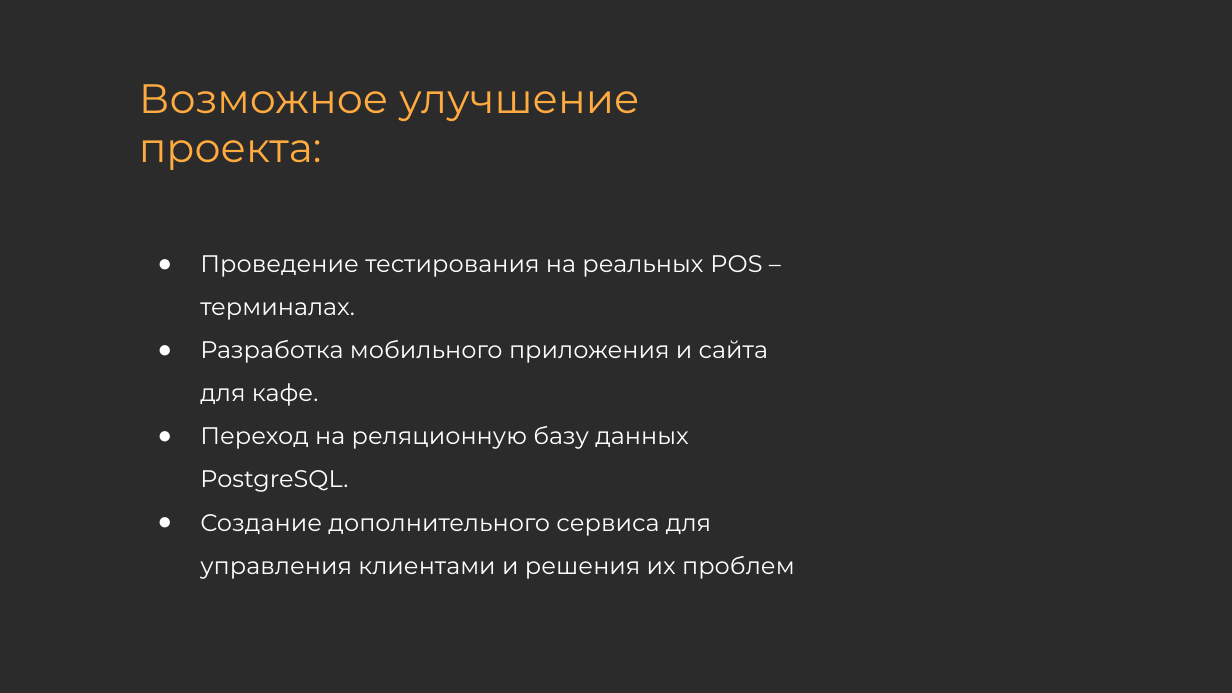
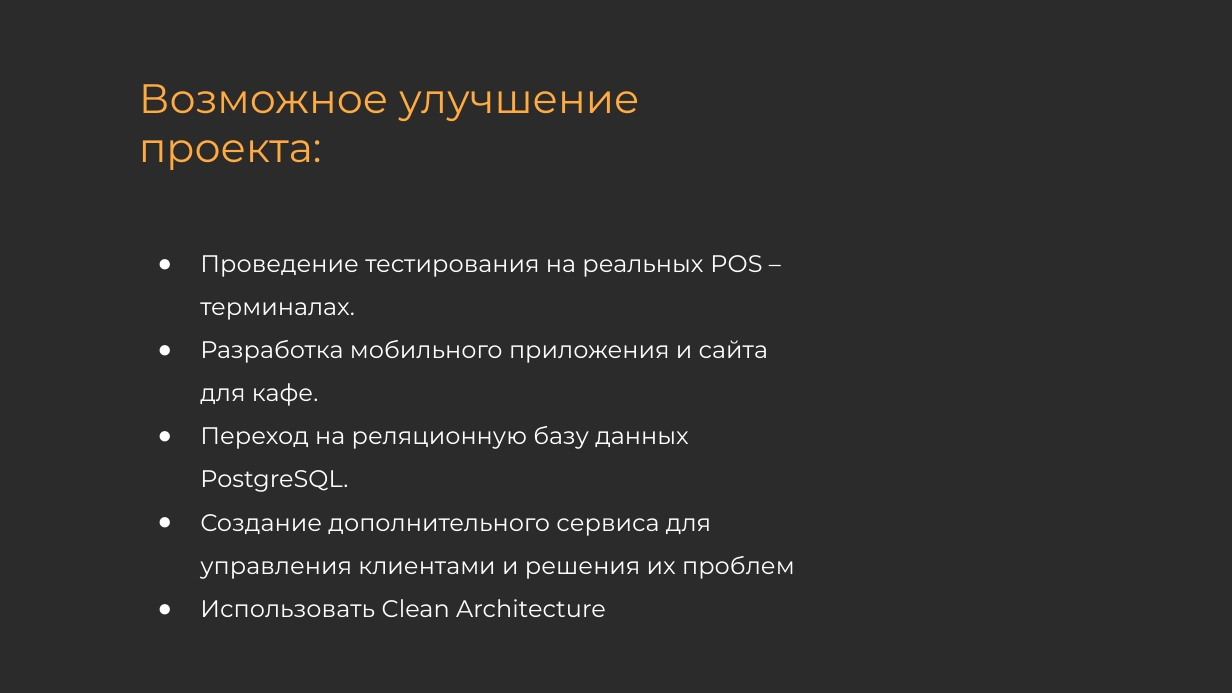
Before and after one commit to Bikmacs/CafeSystem, a slide deck: slide 12 of Docs/Презентация системы кафе.pptx (slide 13 before the commit). Drawn at 1232x693 pixels with LibreOffice and Linux fonts; fonts in the diff are those of the drawing; background and template pictures are left out; a plain dark background stands for a picture behind light text. Boxes give left, top, right and bottom in pixels: in the first picture for what was removed or moved away, otherwise in the second. Text is boxed around its words. In the diff, an @@ line names an element or a change of style, - is before the commit and + after.

```diff
--- a/Docs/Презентация системы кафе.pptx
+++ b/Docs/Презентация системы кафе.pptx
@@ text at <box>200,599,606,617</box>: paragraph added @@
+● Использовать Clean Architecture
```
Also in this commit, not shown: 3 other slides changed, 1 slide removed, 1 other file.
